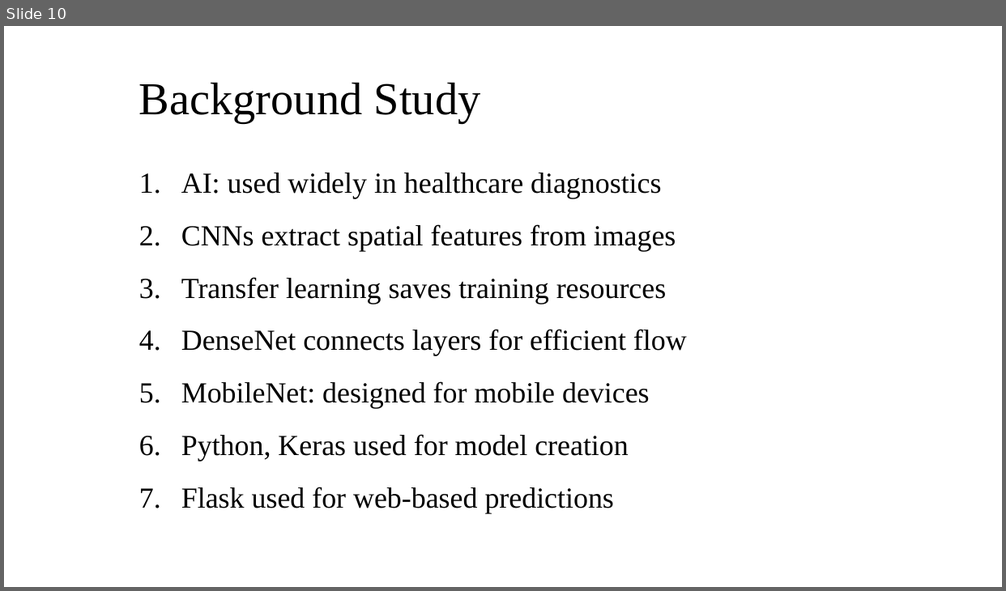
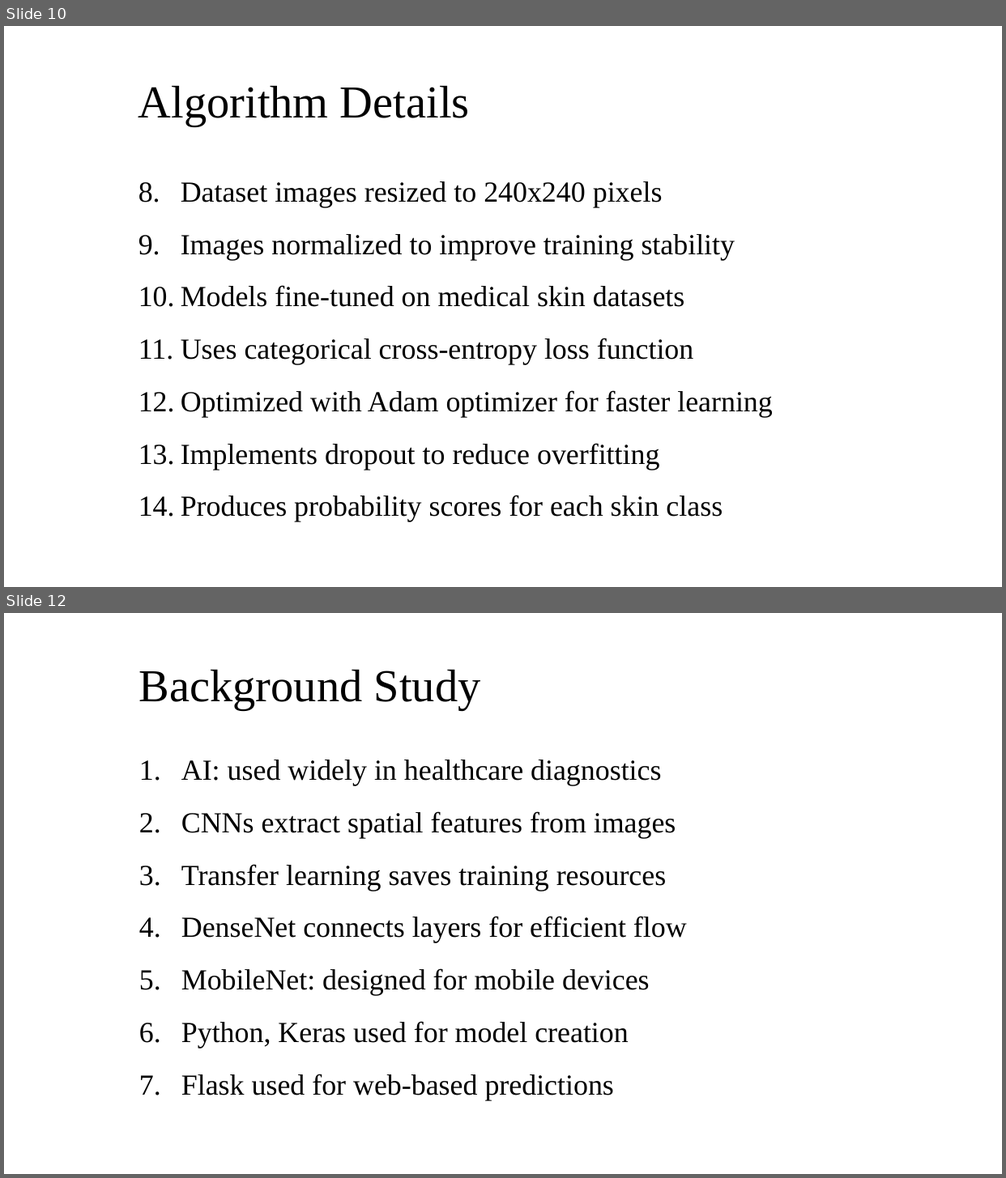
Before and after one commit to SandeshKhatiwada05/Skin-Disease-Detection-CNN--MobileNet-and-DenseNet, a slide deck: Reports/Mid Defense/Mid Defense Presentation.pptx. Shown one above the other, each under a label of ours: slide 10 before the commit, slides 10 and 12 after it; the slides between them are not shown. The pictures are 1006x591 and 1006x1178 pixels, drawn with LibreOffice and Linux fonts; fonts in the diff are those of the drawing. Boxes give left, top, right and bottom in pixels: in the first picture for what was removed or moved away, otherwise in the second. Text is boxed around its words. In the diff, an @@ line names an element or a change of style, - is before the commit and + after.

```diff
--- a/Reports/Mid Defense/Mid Defense Presentation.pptx
+++ b/Reports/Mid Defense/Mid Defense Presentation.pptx
@@ slide 10 added at box(4, 26, 1002, 587), background #FFFFFF @@
@@ title added at box(138, 85, 470, 126), 44 pt, text #000000 @@
+Algorithm Details
@@ text added at box(181, 182, 773, 523), 28 pt, text #000000 @@
+8. Dataset images resized to 240x240 pixels
+9. Images normalized to improve training stability
+10. Models fine-tuned on medical skin datasets
+11. Uses categorical cross-entropy loss function
+12. Optimized with Adam optimizer for faster learning
+13. Implements dropout to reduce overfitting
+14. Produces probability scores for each skin class
@@ what was slide 10 is now slide 12 @@
```
Also in this commit, not shown: 2 slides changed, 1 other slide added, 6 other files.
